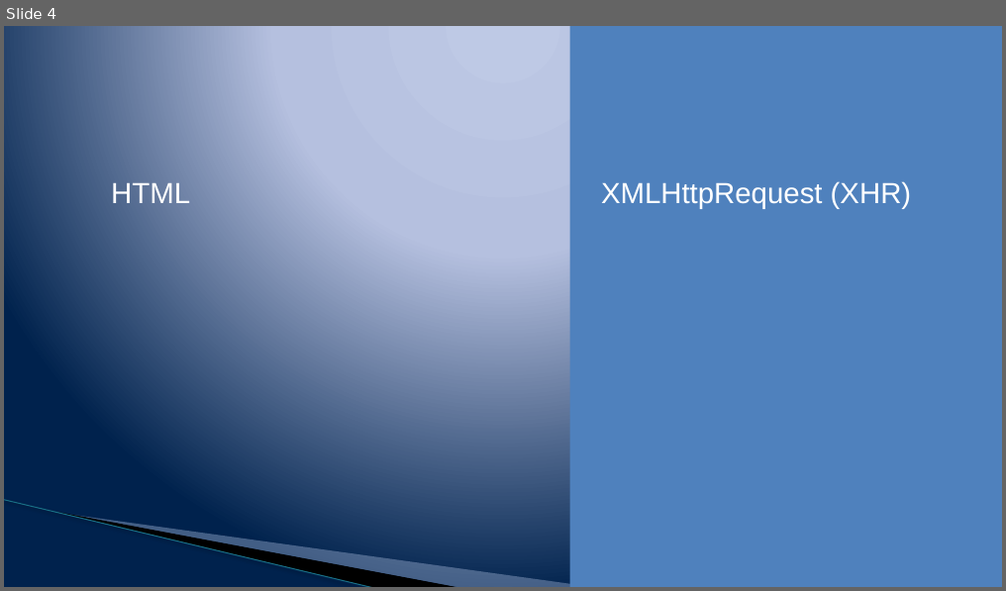
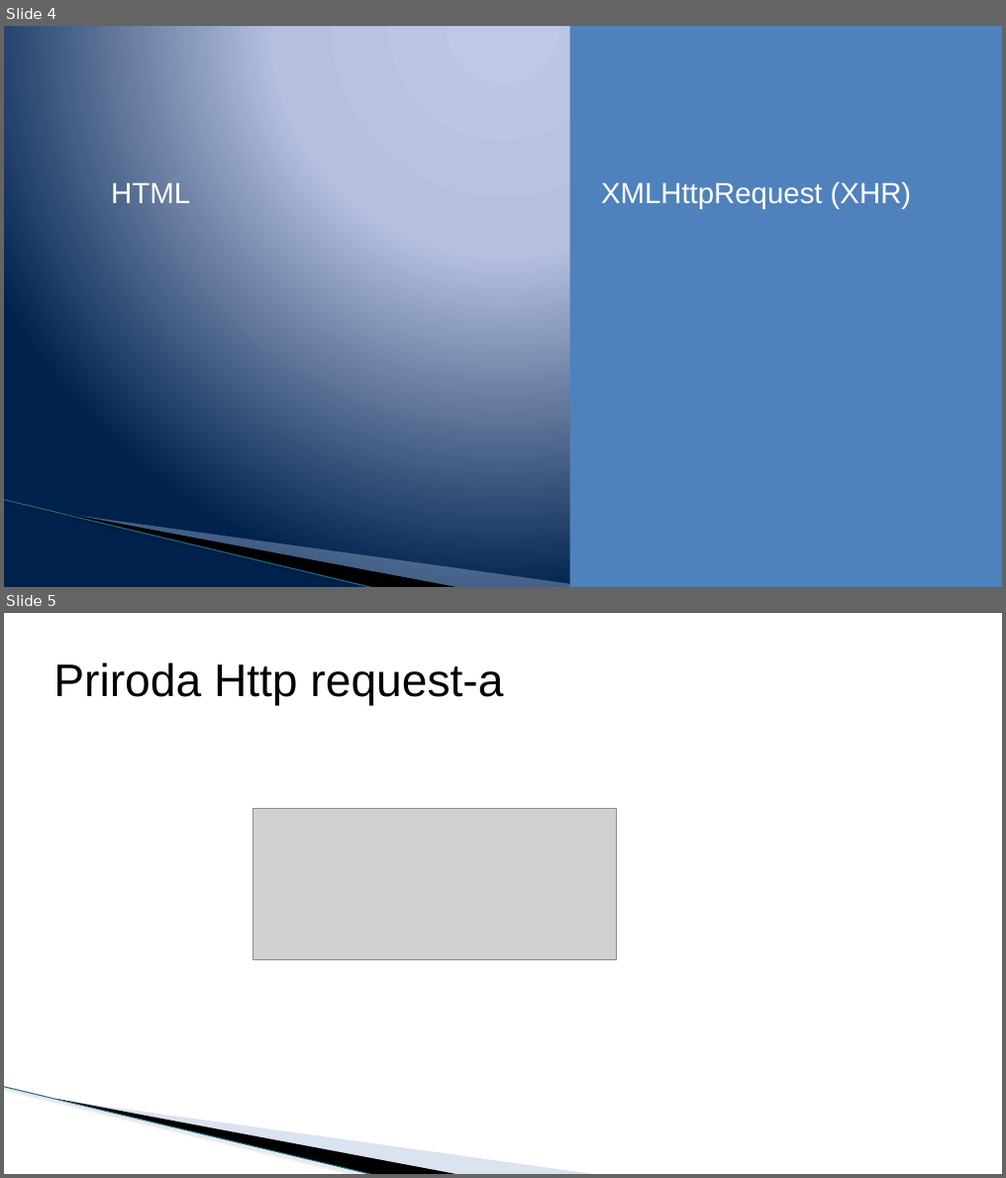
Before and after one commit to todalexcode/kurs-front-end, a slide deck: sesija-26/PPT/Front-End Developer-26.pptx. Shown one above the other, each under a label of ours: slide 4 before the commit, slides 4 and 5 after it. The pictures are 1006x591 and 1006x1178 pixels, drawn with LibreOffice and Linux fonts; fonts in the diff are those of the drawing; grey boxes stand for pictures; background and template pictures are left out. Boxes give left, top, right and bottom in pixels: in the first picture for what was removed or moved away, otherwise in the second. Text is boxed around its words. In the diff, an @@ line names an element or a change of style, - is before the commit and + after.

```diff
--- a/sesija-26/PPT/Front-End Developer-26.pptx
+++ b/sesija-26/PPT/Front-End Developer-26.pptx
@@ slide 5 added at (x1=4, y1=613, x2=1002, y2=1174), background #FFFFFF; not listed: 3 template elements that a slide beside it also shows @@
@@ title added at (x1=54, y1=663, x2=503, y2=706), 44 pt, text #000000 @@
+Priroda Http request-a
@@ picture added at (x1=253, y1=809, x2=617, y2=960) @@
```
Also in this commit, not shown: 1 slide changed, 2 other slides added, 1 slide removed, 12 other files.
